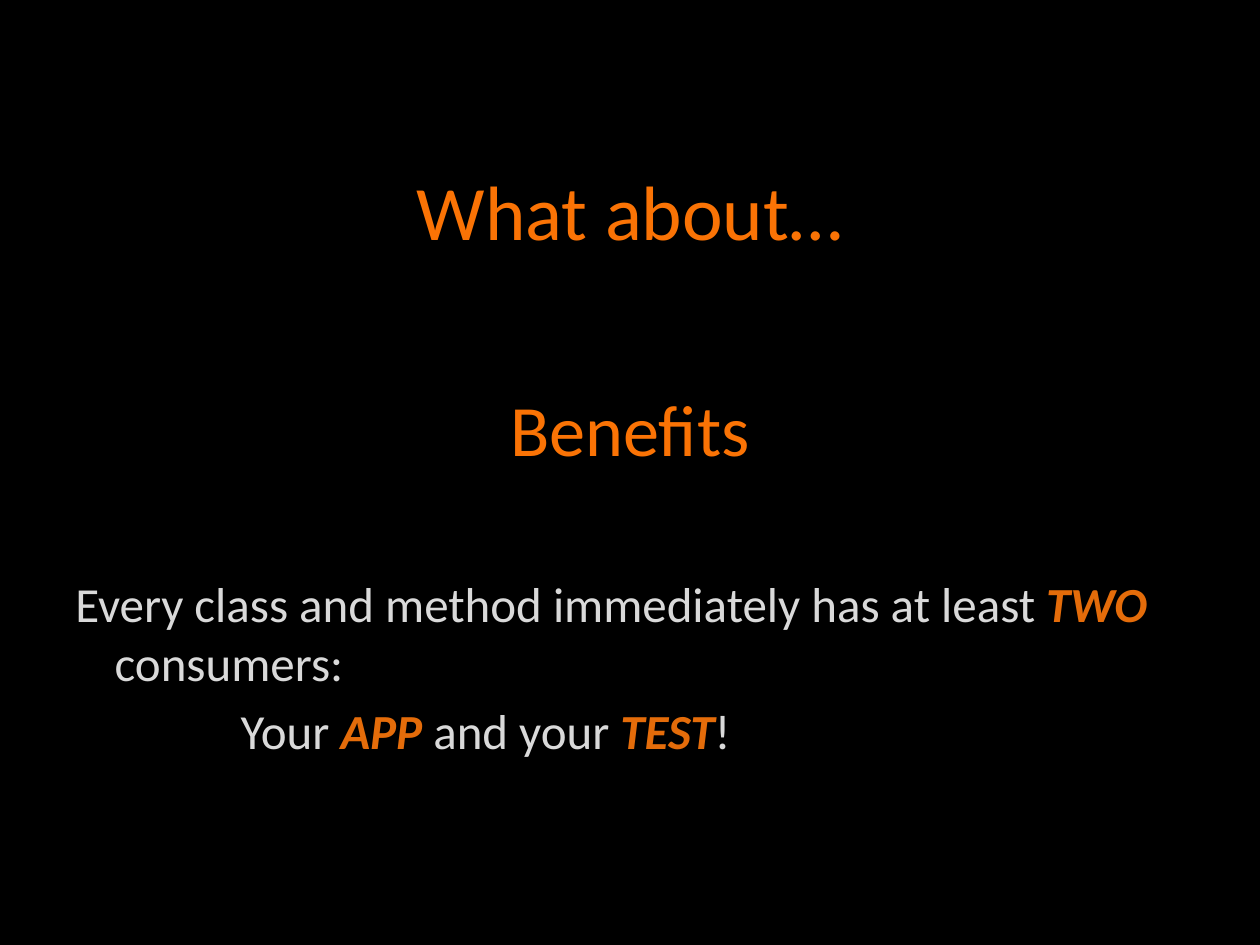
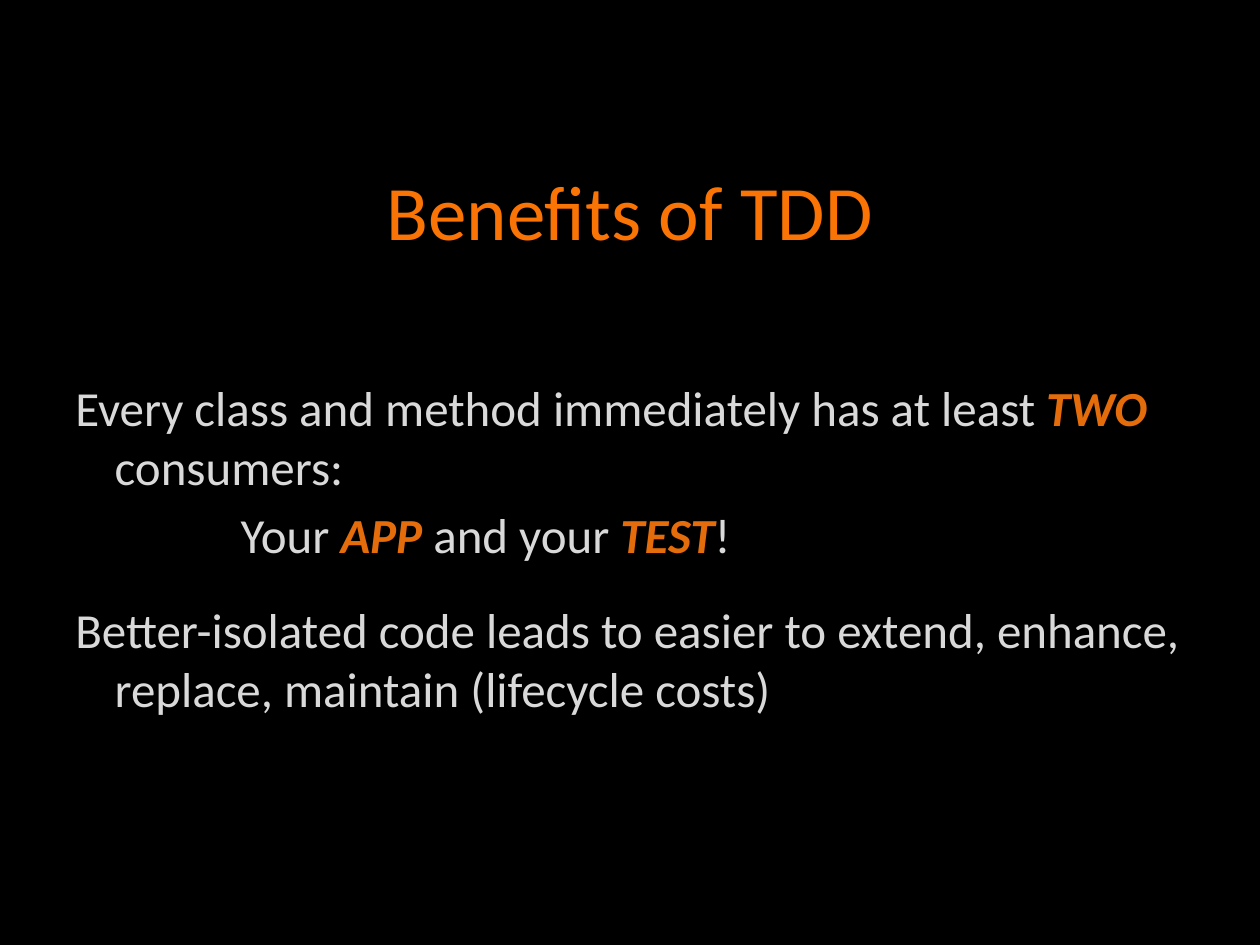
Before and after one commit to agilefire/November2010, a slide deck: slide 15 of Agile Firestarter Winter 2011 Test-Driven-Development.pptx (slide 18 before the commit). Drawn at 1260x945 pixels with LibreOffice and Linux fonts; fonts in the diff are those of the drawing. Boxes give left, top, right and bottom in pixels: in the first picture for what was removed or moved away, otherwise in the second. Text is boxed around its words. In the diff, an @@ line names an element or a change of style, - is before the commit and + after.

```diff
--- a/Agile Firestarter Winter 2011 Test-Driven-Development.pptx
+++ b/Agile Firestarter Winter 2011 Test-Driven-Development.pptx
@@ title at (387,186,872,241): text changed @@
-What about…
+Benefits of TDD
@@ text "Every class and method immediately ...": place and size @@
-text "Every class and method immediately ..." at (75,588,1147,757)
+text "Every class and method immediately ..." at (75,392,1147,561)
@@ text removed at (510,406,749,457) @@
-Benefits
@@ text added at (75,614,1179,715), 28 pt, text #D9D9D9 @@
+Better-isolated code leads to easier to extend, enhance, replace, maintain (lifecycle costs)
```
Also in this commit, not shown: 9 other slides changed, 10 slides added, 13 slides removed.
